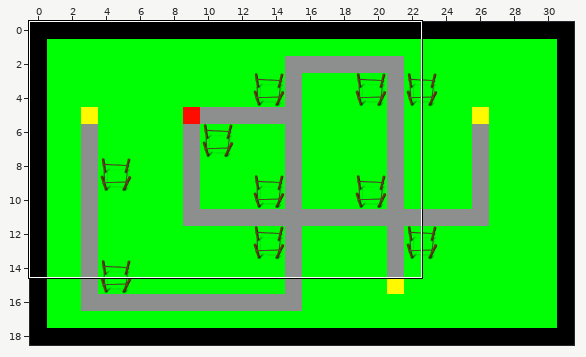
Two versions of a level (Tiled map, Project Files/Assets/Assets/Resources/Tiled/Levels/05.tmx). The picture above shows the old version from afar; the outline marks the close-up.
Close-up. Before:
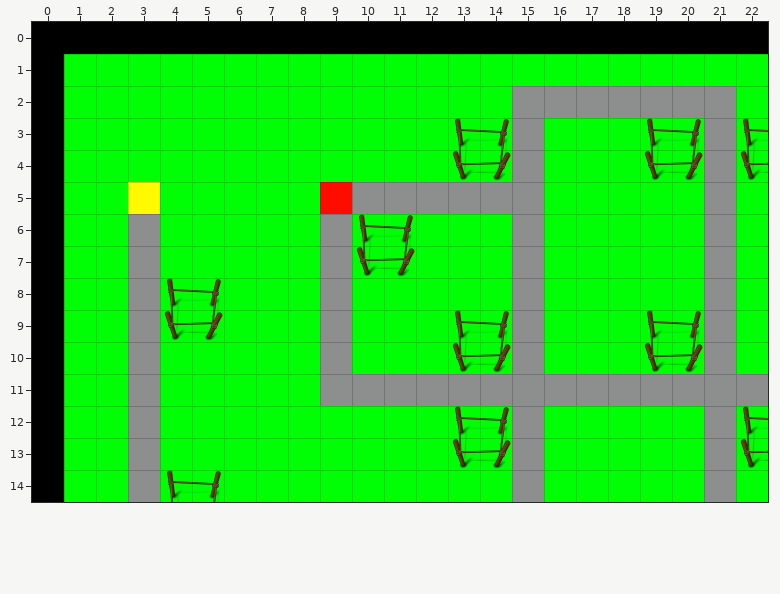
Cells are 64x64 px. Shown: x 0..22, y 0..14.
After the commit:
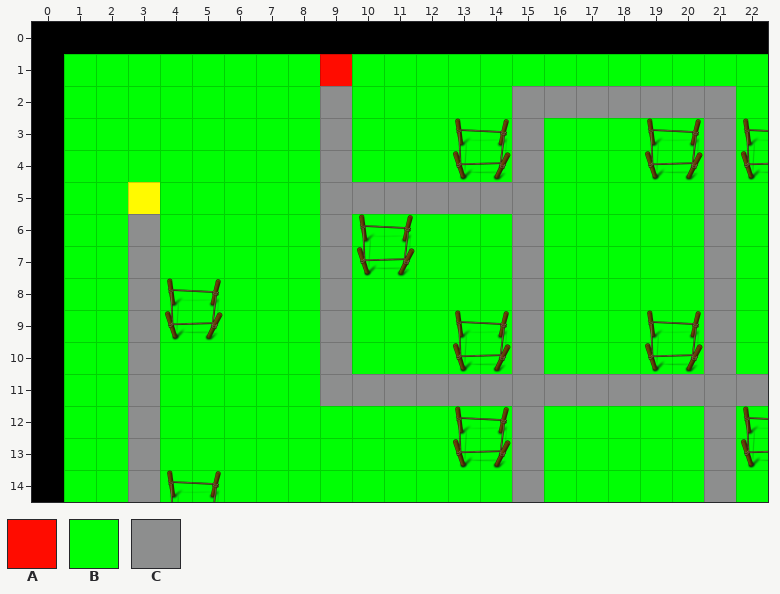
Key: from "sprite": A 0, B 1, C 3.
_ is an empty cell.
The exact change:
{"where": "layer \"Border\""}
{"y":1,"x":9,"old":"B","new":"A"}
{"y":2,"x":9,"old":"B","new":"C"}
{"y":3,"x":9,"old":"B","new":"C"}
{"y":4,"x":9,"old":"B","new":"C"}
{"y":5,"x":9,"old":"A","new":"C"}
{"label":"changed","picture_box":[320,54,352,214]}
